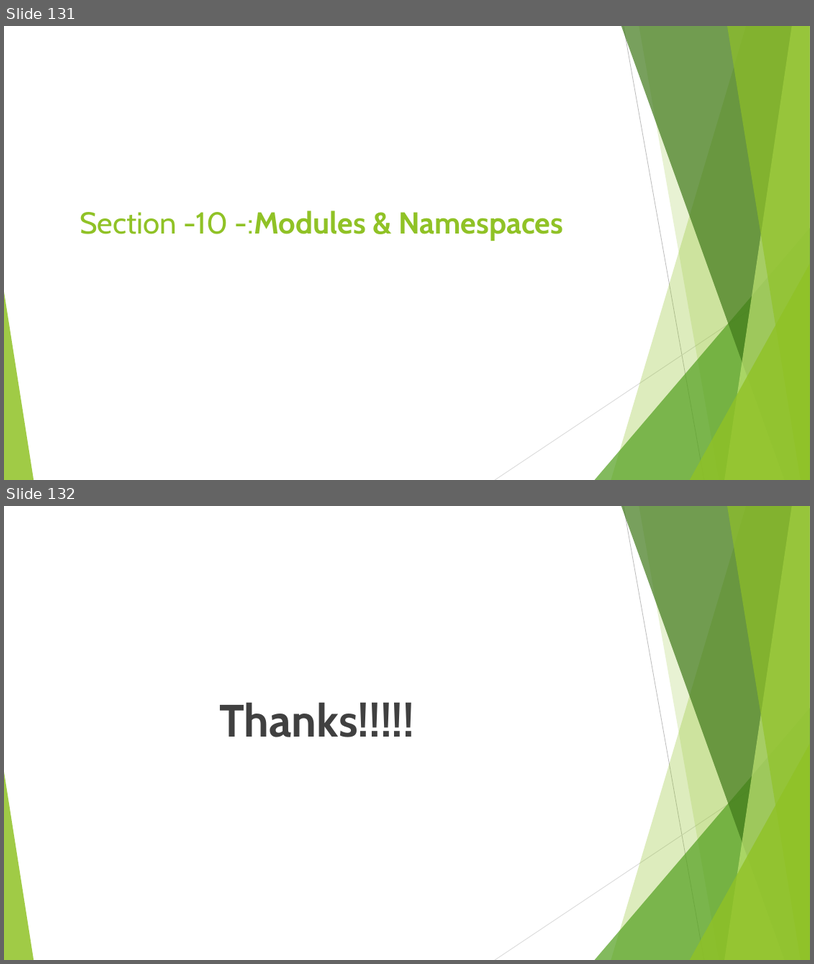
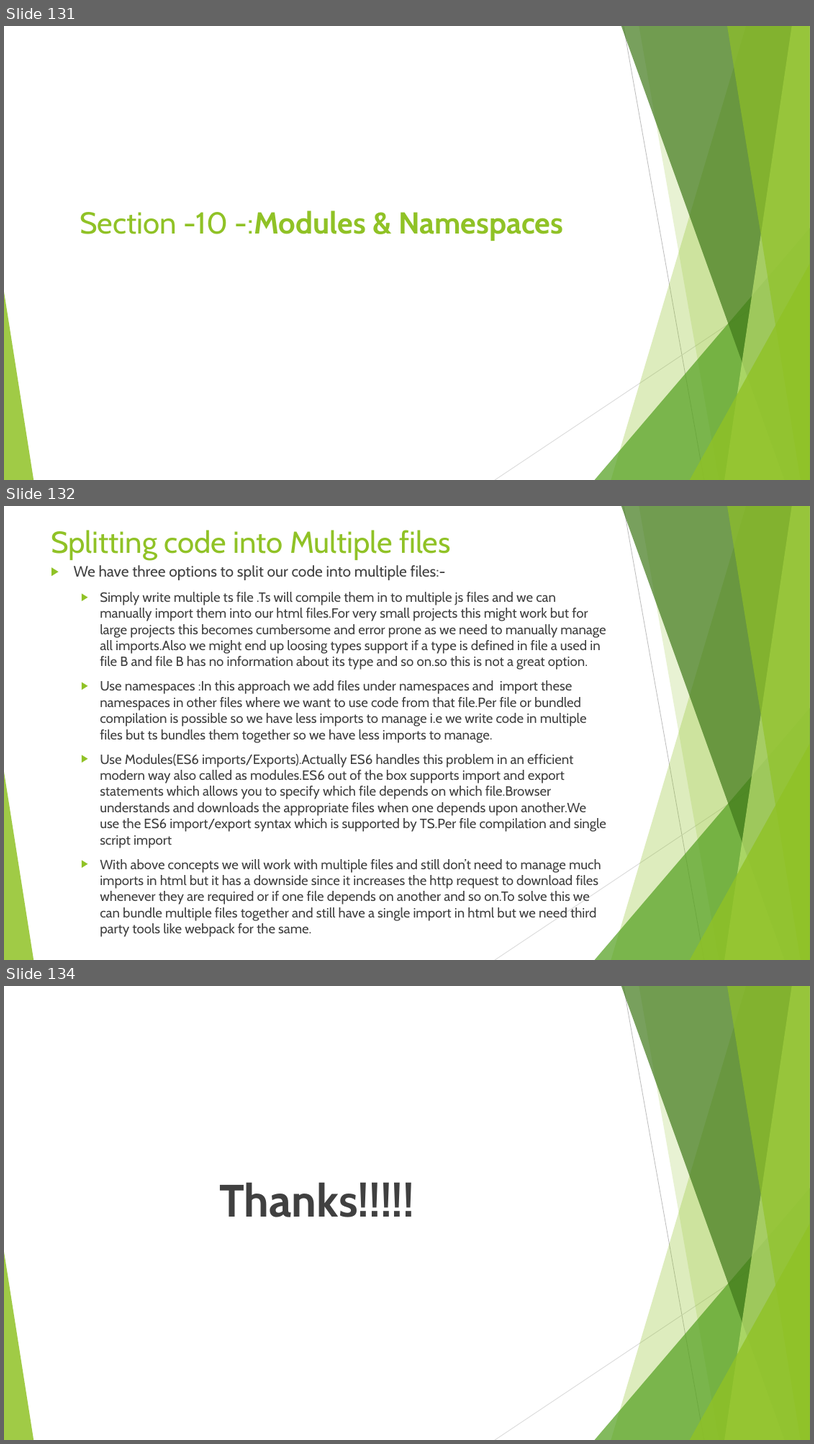
Before and after one commit to rudhrainfogain/TypeScript, a slide deck: PPT/TypeScriptv10.pptx. Shown one above the other, each under a label of ours: slides 131 and 132 before the commit, slides 131, 132 and 134 after it; the slides between them are not shown. The pictures are 814x964 and 814x1444 pixels, drawn with LibreOffice and Linux fonts; fonts in the diff are those of the drawing. Boxes give left, top, right and bottom in pixels: in the first picture for what was removed or moved away, otherwise in the second. Text is boxed around its words. In the diff, an @@ line names an element or a change of style, - is before the commit and + after.

Commit message:
Basic workspace setup and Basics of namespaces and modules

```diff
--- a/PPT/TypeScriptv10.pptx
+++ b/PPT/TypeScriptv10.pptx
@@ slide 132 added at box(4, 506, 810, 960), background #FFFFFF; not listed: 10 template elements that a slide beside it also shows @@
@@ title added at box(51, 530, 450, 560), 36 pt, text #90C226 @@
+Splitting code into Multiple files
@@ text added at box(74, 565, 607, 937), 16 pt, text #404040 @@
+▶ We have three options to split our code into multiple files:-
+  ▶ Simply write multiple ts file .Ts will compile them in to multiple js files and we can manually import them into our html files.For very small projects this might work but for large projects this becomes cumbersome and error prone as we need to manually manage all imports.Also we might end up loosing types support if a type is defined in file a used in file B and file B has no information about its type and so on.so this is not a great option.
+  ▶ Use namespaces :In this approach we add files under namespaces and import these namespaces in other files where we want to use code from that file.Per file or bundled compilation is possible so we have less imports to manage i.e we write code in multiple files but ts bundles them together so we have less imports to manage.
+  ▶ Use Modules(ES6 imports/Exports).Actually ES6 handles this problem in an efficient modern way also called as modules.ES6 out of the box supports import and export statements which allows you to specify which file depends on which file.Browser understands and downloads the appropriate files when one depends upon another.We use the ES6 import/export syntax which is supported by TS.Per file compilation and single script import
+  ▶ With above concepts we will work with multiple files and still don’t need to manage much imports in html but it has a downside since it increases the http request to download files whenever they are required or if one file depends on another and so on.To solve this we can bundle multiple files together and still have a single import in html but we need third party tools like webpack for the same.
@@ what was slide 132 is now slide 134 @@
```
Also in this commit, not shown: 1 other slide added, 3 other files.
